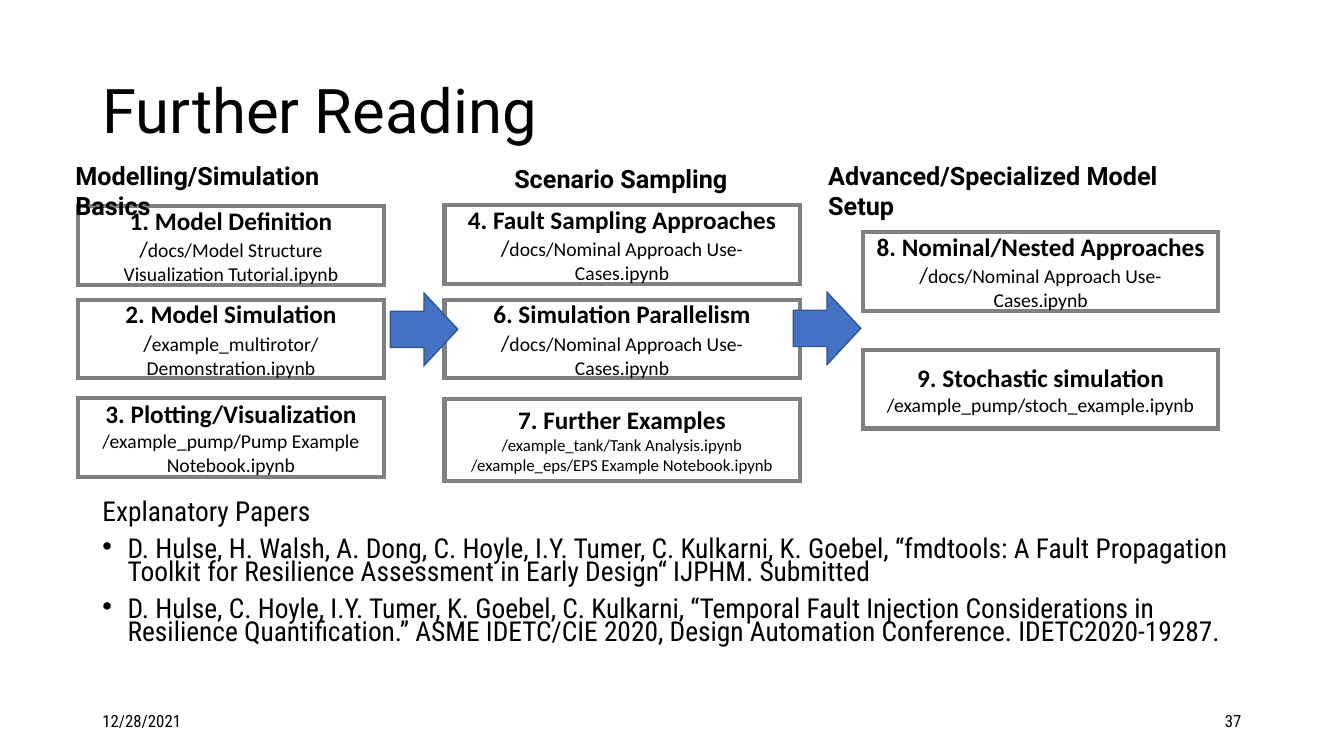
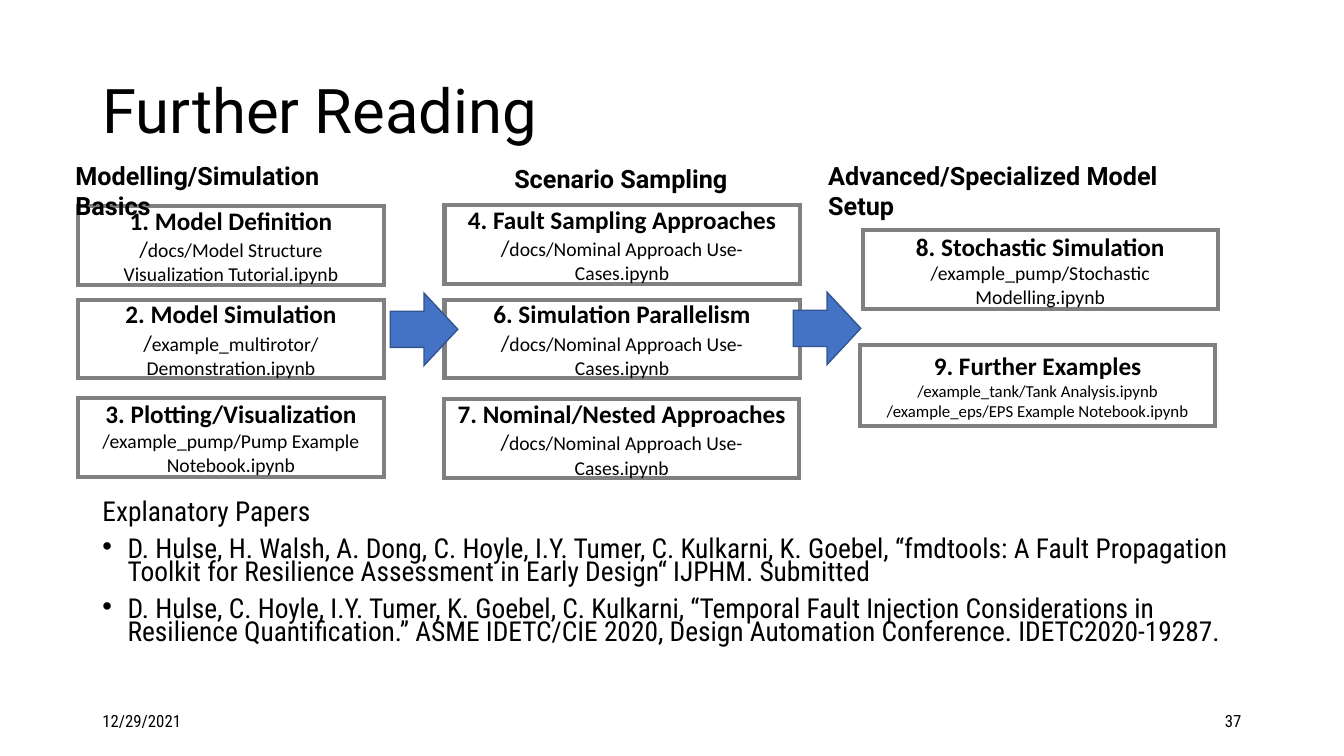
Before and after one commit to nasa/fmdtools, a slide deck: slide 37 of docs/Intro to fmdtools.pptx. Drawn at 1344x756 pixels with LibreOffice and Linux fonts; fonts in the diff are those of the drawing. Boxes give left, top, right and bottom in pixels: in the first picture for what was removed or moved away, otherwise in the second. Text is boxed around its words. In the diff, an @@ line names an element or a change of style, - is before the commit and + after.

Commit message:
Creating Stochastic Modelling Notebook
- + fixed but in SampleApproach that initialized seeds poorly

```diff
--- a/docs/Intro to fmdtools.pptx
+++ b/docs/Intro to fmdtools.pptx
@@ rectangle "8. Stochastic Simulation": place and size @@
-rectangle "8. Stochastic Simulation" at <box>863,350,1218,429</box>
+rectangle "8. Stochastic Simulation" at <box>863,230,1218,309</box>
@@ text in rectangle at <box>916,238,1164,310</box>: text changed @@
-9. Stochastic simulation
-/example_pump/stoch_example.ipynb
+8. Stochastic Simulation
+/example_pump/Stochastic Modelling.ipynb
@@ rectangle "9. Further Examples": place and size @@
-rectangle "9. Further Examples" at <box>445,399,800,481</box>
+rectangle "9. Further Examples" at <box>860,345,1215,426</box>
@@ text in rectangle at <box>934,357,1141,379</box>: text changed @@
-7. Further Examples
+9. Further Examples
@@ rectangle "7. Nominal/Nested Approaches": place and size @@
-rectangle "7. Nominal/Nested Approaches" at <box>863,232,1218,311</box>
+rectangle "7. Nominal/Nested Approaches" at <box>445,399,800,478</box>
@@ text in rectangle at <box>458,405,786,427</box>: text changed @@
-8. Nominal/Nested Approaches
+7. Nominal/Nested Approaches
@@ text at <box>102,715,181,728</box>: text changed @@
-12/28/2021
+12/29/2021
```
Also in this commit, not shown: 37 other slides changed, 3 other files.
